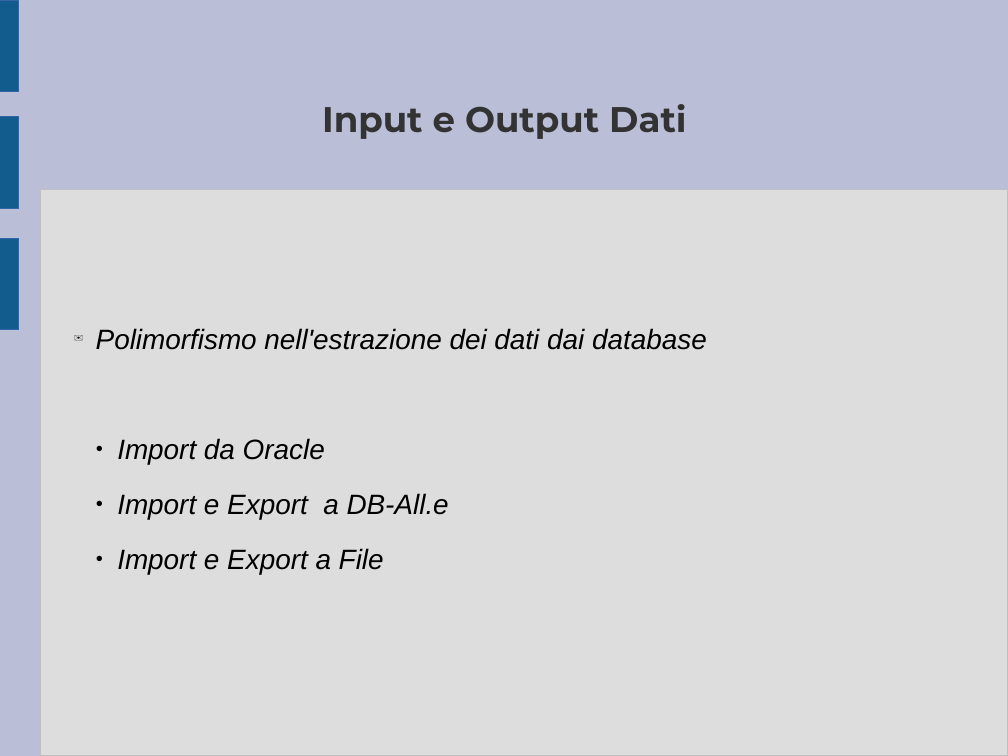
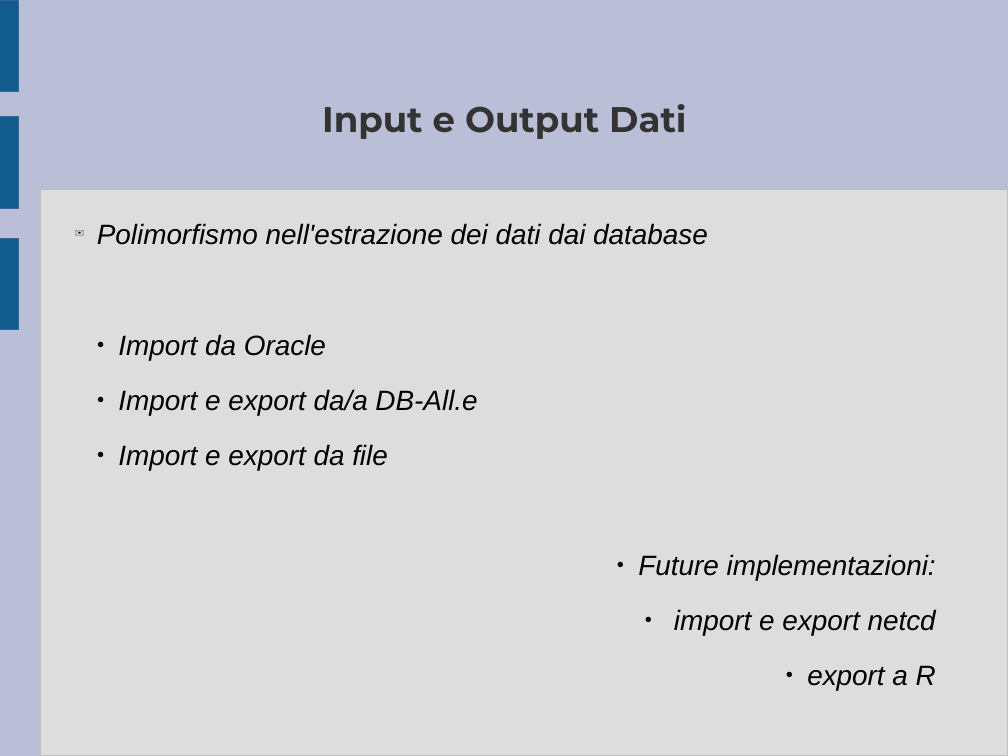
Before and after one commit to ARPA-SIMC/libsim, a slide deck: slide 9 of doc/breve_presentazione.odp. Drawn at 1008x756 pixels with LibreOffice and Linux fonts; fonts in the diff are those of the drawing. Boxes give left, top, right and bottom in pixels: in the first picture for what was removed or moved away, otherwise in the second. Text is boxed around its words. In the diff, an @@ line names an element or a change of style, - is before the commit and + after.

```diff
--- a/doc/breve_presentazione.odp
+++ b/doc/breve_presentazione.odp
@@ subtitle at (118, 389, 936, 691): text changed @@
-  ● Import e Export a DB-All.e
-  ● Import e Export a File
+  ● Import e export da/a DB-All.e
+  ● Import e export da file
+  ● Future implementazioni:
+  ● import e export netcd
+  ● export a R
```
Also in this commit, not shown: 7 other slides changed.
